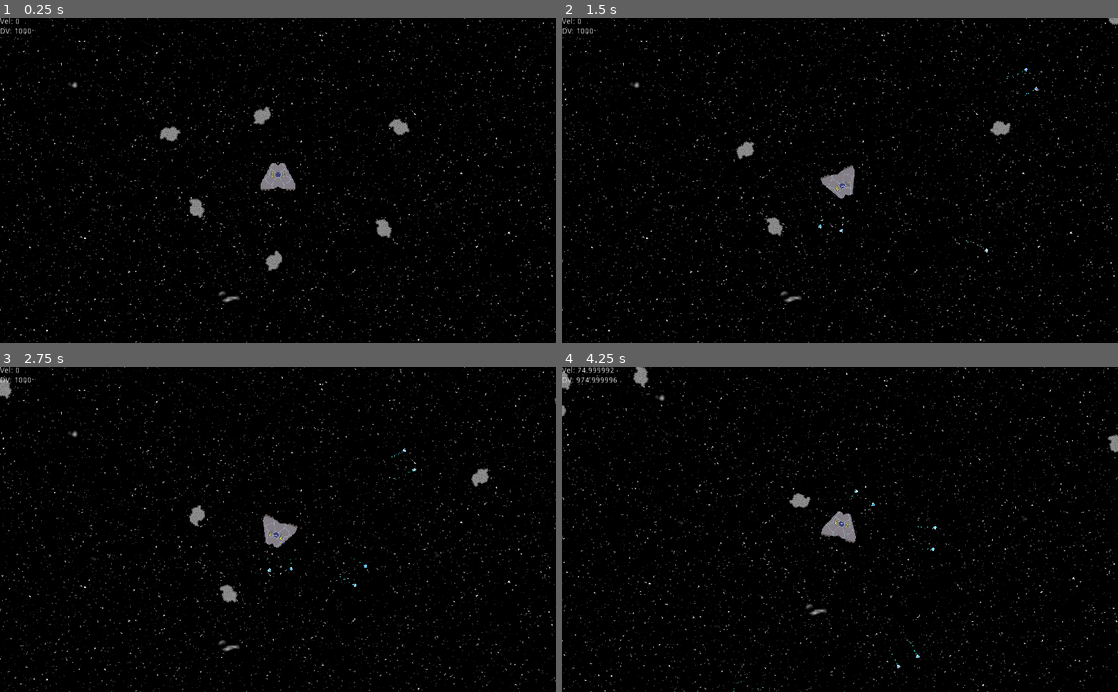
Above: before the commit, frames 1-4 (two rows, left to right).
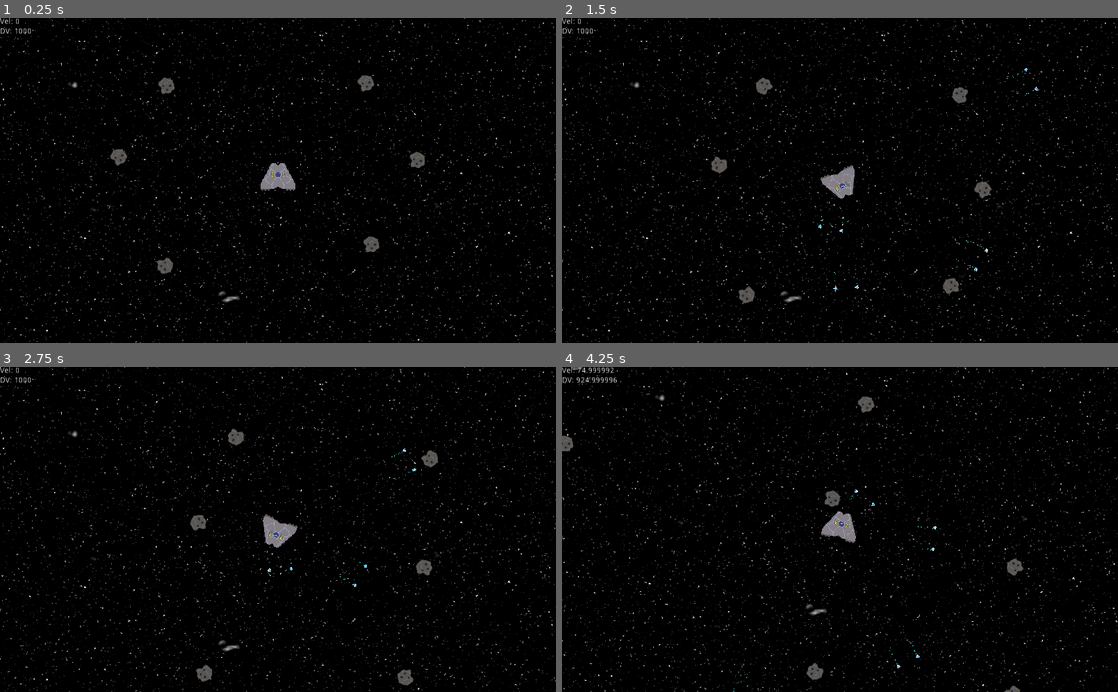
Above: after the commit, the same moments.

Repository: Scimon/godot-experiments
Game: Godot game, scene res://Game.tscn
The game is run twice, just before and just after one commit, with the same random seed, the same clock (stepped at 60 frames per second) and the same inputs.
Inputs:
- Up to frame 1 (0.25 s): no input
- Up to frame 2 (1.5 s): hold D (turn_right) 0.53-1.28 s; hold Space (shoot) 0.53-1.28 s; hold A (turn_left) from 1.28 s (still down); tap Space (shoot) at 1.35 s
- Up to frame 3 (2.75 s): release A (turn_left) at 2.03 s; hold D (turn_right) from 2.03 s (still down); hold Space (shoot) from 2.03 s (still down)
- Up to frame 4 (4.25 s): release D (turn_right) at 2.78 s; release Space (shoot) at 2.78 s; hold W (accelerate) 2.78-3.53 s; tap Space (shoot) at 2.85 s; hold A (turn_left) from 3.53 s (still down); hold Space (shoot) from 3.53 s (still down)

The runs differ from the first frame. In frame 1, 1.3% of the frame differs, in the area x 19-77%, y 17-79%; in frame 2, 1.0%; in frame 3, 1.0%; in frame 4, 1.0%.

Commit message:
Return to non tiled Asteroids

Diff:
--- a/Spaceship/Asteroids.gd
+++ b/Spaceship/Asteroids.gd
@@ -1,7 +1,7 @@
 extends Node2D
 
 export var max_asteroids = 50
-onready var Asteroid = preload("res://TiledAsteroid.tscn")
+onready var Asteroid = preload("res://Asteroid.tscn")
 onready var shipVelocity = get_node("/root/ShipVelocity")
 var CENTER = Vector2(512,300)
 
--- a/Spaceship/Asteroids.tscn
+++ b/Spaceship/Asteroids.tscn
@@ -1,8 +1,7 @@
-[gd_scene load_steps=4 format=2]
+[gd_scene load_steps=3 format=2]
 
-[ext_resource path="res://Asteroid.gd" type="Script" id=1]
+[ext_resource path="res://Asteroid.tscn" type="PackedScene" id=1]
 [ext_resource path="res://Asteroids.gd" type="Script" id=2]
-[ext_resource path="res://TiledAsteroid.tscn" type="PackedScene" id=3]
 
 [node name="Asteroids" type="Node2D"]
 script = ExtResource( 2 )
@@ -10,29 +9,23 @@
 
 [node name="AsteroidGroup" type="Node2D" parent="."]
 
-[node name="TiledAsteroid" type="KinematicBody2D" parent="AsteroidGroup" instance=ExtResource( 3 )]
-position = Vector2( 475.884, 172.535 )
-script = ExtResource( 1 )
+[node name="Asteroid" parent="AsteroidGroup" instance=ExtResource( 1 )]
+position = Vector2( 292.843, 123.579 )
 
-[node name="TiledAsteroid2" type="KinematicBody2D" parent="AsteroidGroup" instance=ExtResource( 3 )]
-position = Vector2( 306.178, 208.597 )
-script = ExtResource( 1 )
+[node name="Asteroid2" parent="AsteroidGroup" instance=ExtResource( 1 )]
+position = Vector2( 203, 252 )
 
-[node name="TiledAsteroid3" type="KinematicBody2D" parent="AsteroidGroup" instance=ExtResource( 3 )]
-position = Vector2( 719.129, 200.819 )
-script = ExtResource( 1 )
+[node name="Asteroid3" parent="AsteroidGroup" instance=ExtResource( 1 )]
+position = Vector2( 298, 446 )
 
-[node name="TiledAsteroid4" type="KinematicBody2D" parent="AsteroidGroup" instance=ExtResource( 3 )]
-position = Vector2( 698.623, 374.06 )
-script = ExtResource( 1 )
+[node name="Asteroid4" parent="AsteroidGroup" instance=ExtResource( 1 )]
+position = Vector2( 661, 114 )
 
-[node name="TiledAsteroid5" type="KinematicBody2D" parent="AsteroidGroup" instance=ExtResource( 3 )]
-position = Vector2( 354.969, 342.948 )
-script = ExtResource( 1 )
+[node name="Asteroid5" parent="AsteroidGroup" instance=ExtResource( 1 )]
+position = Vector2( 767, 250 )
 
-[node name="TiledAsteroid6" type="KinematicBody2D" parent="AsteroidGroup" instance=ExtResource( 3 )]
-position = Vector2( 502.047, 446.185 )
-script = ExtResource( 1 )
+[node name="Asteroid6" parent="AsteroidGroup" instance=ExtResource( 1 )]
+position = Vector2( 677, 401 )
 
 [node name="Timer" type="Timer" parent="."]
 wait_time = 0.1
